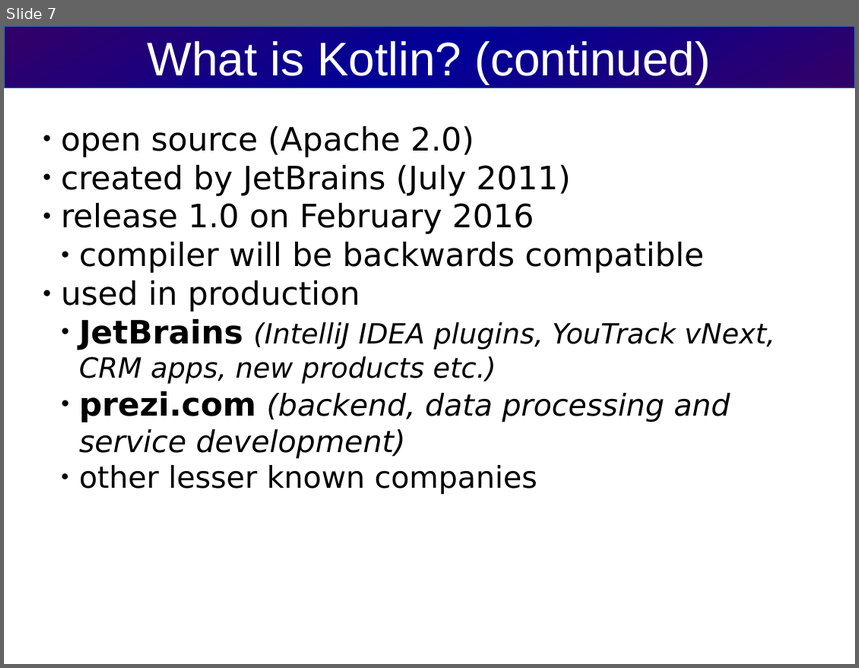
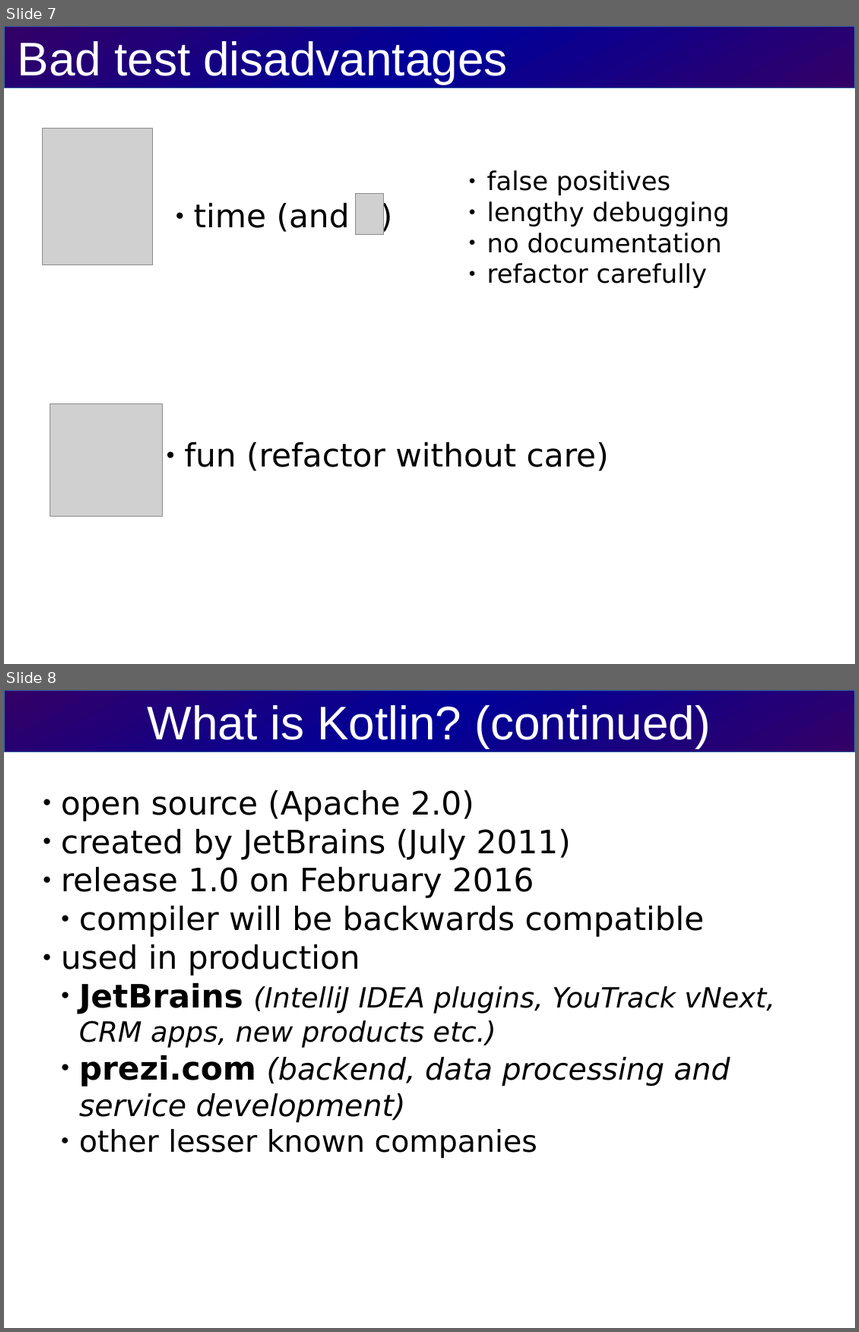
Before and after one commit to cvmocanu/clean-tests-presentation, a slide deck: src/clean-tests-presentation.odp. Shown one above the other, each under a label of ours: slide 7 before the commit, slides 7 and 8 after it. The pictures are 859x668 and 859x1332 pixels, drawn with LibreOffice and Linux fonts; fonts in the diff are those of the drawing; grey boxes stand for pictures. Boxes give left, top, right and bottom in pixels: in the first picture for what was removed or moved away, otherwise in the second. Text is boxed around its words. In the diff, an @@ line names an element or a change of style, - is before the commit and + after.

Commit message:
add more info on test importance

```diff
--- a/src/clean-tests-presentation.odp
+++ b/src/clean-tests-presentation.odp
@@ slide 7 added at <box>4,26,855,664</box>, background #FFFFFF @@
@@ title added at <box>4,26,855,88</box>, fill gradient #330066 to #000099, outline #3465A4 0.79 pt, 44 pt, text #FFFFFF @@
+Bad test disadvantages
@@ picture added at <box>43,128,152,265</box> @@
@@ text added at <box>487,170,729,288</box>, 24 pt, text #000000 @@
+● false positives
+● lengthy debugging
+● no documentation
+● refactor carefully
@@ subtitle added at <box>194,203,350,232</box>, 30 pt, text #000000 @@
+● time (and )
@@ picture added at <box>355,194,384,234</box> @@
@@ picture added at <box>50,404,162,516</box> @@
@@ text added at <box>184,442,609,471</box>, 30 pt, text #000000 @@
+● fun (refactor without care)
@@ what was slide 7 is now slide 8 @@
```
Also in this commit, not shown: 3 slides changed, 3 other slides added, 3 slides removed, 2 other files.
